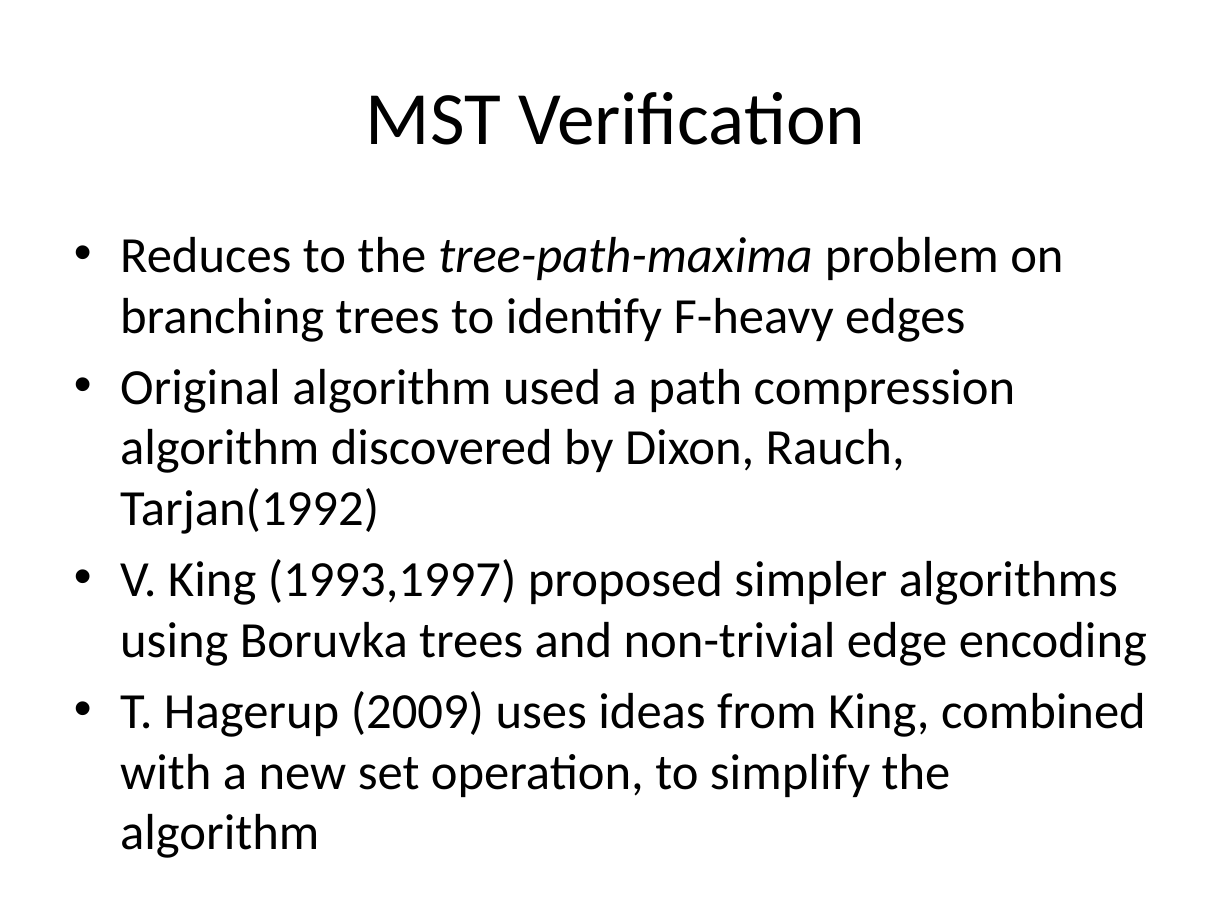
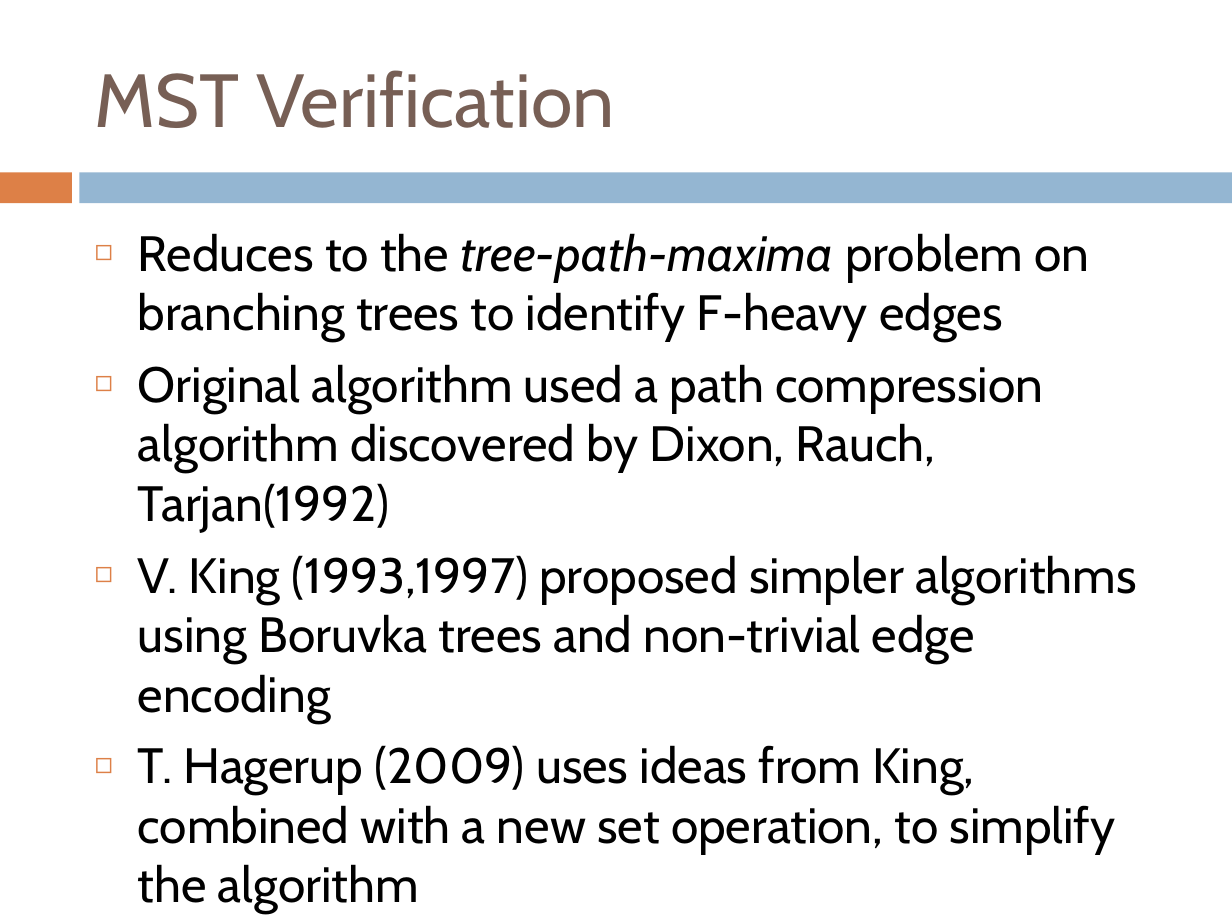
Before and after one commit to Robert-Emerson/6161_final, a slide deck: slide 4 of presentation.pptx. Drawn at 1232x924 pixels with LibreOffice and Linux fonts; fonts in the diff are those of the drawing. Boxes give left, top, right and bottom in pixels: in the first picture for what was removed or moved away, otherwise in the second. Text is boxed around its words. In the diff, an @@ line names an element or a change of style, - is before the commit and + after.

```diff
--- a/presentation.pptx
+++ b/presentation.pptx
@@ title "MST Verification": place and size @@
-title "MST Verification" at [366, 92, 865, 145]
+title "MST Verification" at [95, 70, 615, 128]
@@ title "MST Verification" at [95, 70, 615, 128]: font Calibri to Cabin, text colour #000000 to #775F55; alignment centre to left @@
@@ rectangle added at [0, 172, 71, 203], fill #DD8047 @@
@@ rectangle added at [80, 172, 1232, 203], fill #94B6D2 @@
@@ text "Reduces to the tree-path-maxima problem ...": place and size @@
-text "Reduces to the tree-path-maxima problem ..." at [120, 237, 1147, 797]
+text "Reduces to the tree-path-maxima problem ..." at [138, 233, 1137, 844]
@@ text "Reduces to the tree-path-maxima problem ..." at [138, 233, 1137, 844]: size 29.6 to 29 pt, font Calibri to Cabin; bullet • to ◻; more space between paragraphs @@
```
Also in this commit, not shown: 3 other slides changed, 2 slides added.
